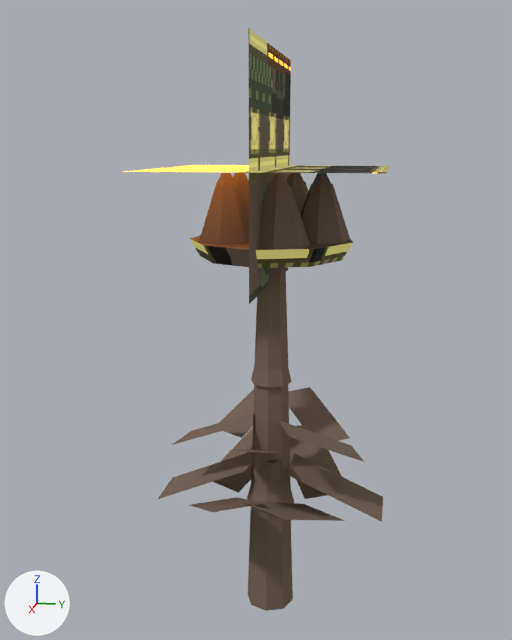
Renders of the glTF model to-rust-as-we-fall/resources/models/flora/flora_gasafoetida.gltf from each side of a commit.
Both versions are drawn from a 50 mm lens placed at (1.939, 0.343, 1.38), pointed at (-0.01, -0.047, 0.893). Arrows for +X, +Y and +Z are at lower left; the lights stay in place. The picture after the commit comes second. Vertices at exactly the same position are counted once.

Before the edit, the objects in view are built like this:
```python
me_gasafoetidarigged = bpy.data.meshes.new('GasafoetidaRigged')
me_gasafoetidarigged.from_pydata(...)  # 410 vertices, 606 faces; spans x -0.33..0.33, y -0.34..0.34, z 0.0..1.63
me_gasafoetidarigged.materials.append(mat_gasafoetidariggedtex)
ob_gasafoetidarigged = bpy.data.objects.new('GasafoetidaRigged', me_gasafoetidarigged)
ob_gasafoetidarigged.location = (0.0, 0.0, 0.0)
```
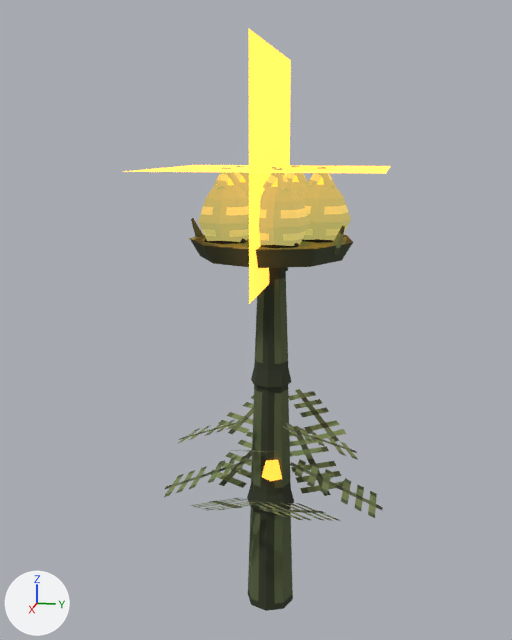
What differs and where, as boxes [x1, y1, x2, y2] in the pictures (512 x 640 px):
part 1 of me_gasafoetidarigged, added: after [263, 168, 278, 189]
part 2 of me_gasafoetidarigged, added: after [295, 166, 308, 184]
part 3 of me_gasafoetidarigged, added: after [241, 166, 249, 183]
part 4 of me_gasafoetidarigged, added: after [227, 168, 242, 188]
part 5 of me_gasafoetidarigged, built on: before [199, 172, 350, 249]; after [191, 166, 351, 255]
part 6 of me_gasafoetidarigged, surface changed: [164, 28, 390, 611] in both

The edits, one by one:
me_gasafoetidarigged is used by ob_gasafoetidarigged; location (0.0, 0.0, 0.0).
me_gasafoetidarigged had 410 vertices, 606 faces and spanned x -0.33..0.33, y -0.34..0.34, z 0.0..1.63.
me_gasafoetidarigged now has 786 vertices, 1174 faces and spans x -0.33..0.33, y -0.34..0.34, z 0.0..1.63.
me_gasafoetidarigged part 1: the loose piece of 10 vertices spanning x 0.03..0.09, y -0.02..0.05, z 0.44..0.49 is copied, and the copy is multiplied about its middle by the matrix ((-0.792, 0.131, -0.053), (-0.141, -0.734, 0.296), (0.0, 0.301, 0.746)), then moved by (0.07, 0.01, 0.83); it spans x 0.11..0.15, y 0.0..0.04, z 1.26..1.32.
me_gasafoetidarigged part 2: the loose piece of 10 vertices spanning x 0.03..0.09, y -0.02..0.05, z 0.44..0.49 is copied, and the copy is multiplied about its middle by the matrix ((0.775, 0.199, -0.081), (-0.215, 0.718, -0.29), (0.0, 0.301, 0.746)), then moved by (-0.18, 0.04, 0.83); it spans x -0.14..-0.1, y 0.04..0.08, z 1.26..1.32.
me_gasafoetidarigged part 3: the loose piece of 10 vertices spanning x 0.03..0.09, y -0.02..0.05, z 0.44..0.49 is copied, and the copy is multiplied about its middle by the matrix ((0.804, -0.022, 0.009), (0.023, 0.745, -0.301), (0.0, 0.301, 0.746)), then moved by (-0.14, -0.11, 0.83); it spans x -0.1..-0.06, y -0.11..-0.07, z 1.26..1.32.
me_gasafoetidarigged part 4: the loose piece of 10 vertices spanning x 0.03..0.09, y -0.02..0.05, z 0.44..0.49 is copied, and the copy is multiplied about its middle by the matrix ((0.761, -0.241, 0.097), (0.26, 0.705, -0.285), (0.0, 0.301, 0.746)), then moved by (0.02, -0.11, 0.83); it spans x 0.05..0.09, y -0.11..-0.07, z 1.26..1.32.
me_gasafoetidarigged part 5: 47 vertices moved from x -0.2..0.14, y -0.15..0.21, z 1.13..1.31 to x -0.18..0.14, y -0.14..0.19, z 1.13..1.3; 34 vertices removed from x -0.2..0.21, y -0.19..0.2, z 1.13..1.28; 320 vertices added at x -0.23..0.21, y -0.23..0.21, z 1.1..1.32.
me_gasafoetidarigged part 6: 469 kept faces spanning x -0.33..0.33, y -0.34..0.34, z 0.0..1.63 get new texture (UV) coordinates.
Other edits to the shape of me_gasafoetidarigged do not show in these pictures.
